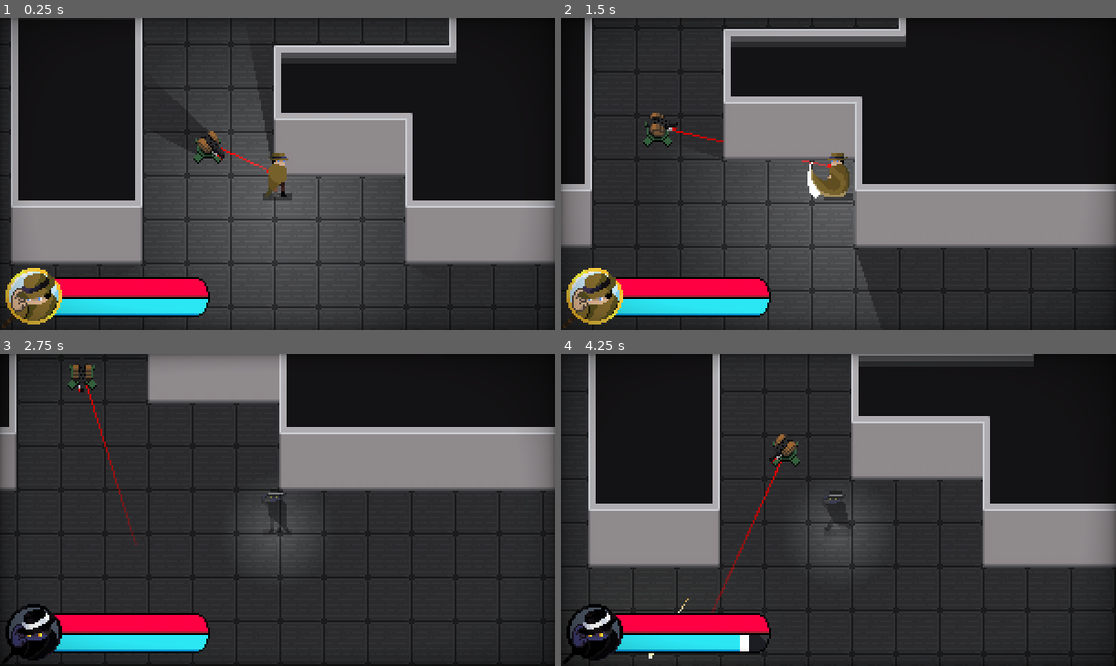
Above: before the commit, frames 1-4 (two rows, left to right).
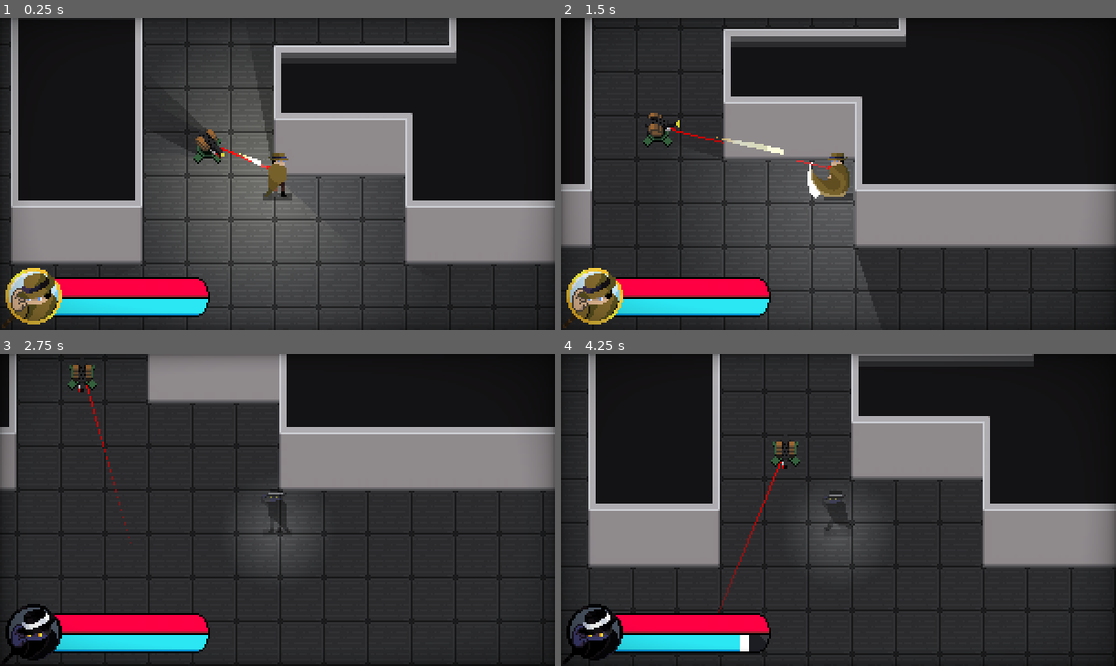
Above: after the commit, the same moments.

Repository: Cabidge/SGD1
Game: Godot game, scene res://assets/Main.tscn
The game is run twice, just before and just after one commit, with the same random seed, the same clock (stepped at 60 frames per second) and the same inputs. The engine's default icon, where the game draws it, is replaced by a stand-in: a white triangle on a blue panel in a dark square.
Inputs (mouse positions are in pixels of both pictures, inside the frame that each line leads up to):
- Up to frame 1 (0.25 s): no input
- Up to frame 2 (1.5 s): move the mouse to (960, 158) at 0.52 s; hold D (move_right) 0.53-1.28 s; hold Space (ui_select) 0.53-1.28 s; move the mouse to (727, 189) at 1.27 s; hold S (move_down) from 1.28 s (still down); click (727, 189) at 1.35 s
- Up to frame 3 (2.75 s): tap Space (ui_select) at 1.52, 1.55, 1.82, 2.3 s; move the mouse to (333, 441) at 2.02 s; release S (move_down) at 2.03 s; hold D (move_right) from 2.03 s (still down); hold Right mouse button (stealth) from 2.03 s (still down)
- Up to frame 4 (4.25 s): move the mouse to (810, 572) at 2.77 s; release D (move_right) at 2.78 s; release Right mouse button (stealth) at 2.78 s; hold W (move_up) 2.78-3.53 s; tap Space (ui_select) at 2.85, 3.02, 3.32, 3.77, 3.8, 4.07 s; move the mouse to (1005, 556) at 3.52 s; press the mouse at (1005, 556) at 3.53 s; hold A (move_left) from 3.53 s (still down)

The runs differ from the first frame. In frame 1, 0.5% of the frame differs, in the area x 35-50%, y 35-55%; in frame 2, 0.4%; in frame 3, 0.2%; in frame 4, 0.6%, in the area x 15-43%, y 25-98%.

Commit message:
Added autofire

Diff:
--- a/assets/projectiles/bullet/Bullet.tscn
+++ b/assets/projectiles/bullet/Bullet.tscn
@@ -21,7 +21,7 @@
 script = ExtResource( 2 )
 
 [node name="Line2D" type="Line2D" parent="Trail" index="0"]
-width = 2.0
+width = 3.0
 width_curve = SubResource( 1 )
 default_color = Color( 0, 0, 0, 1 )
 gradient = SubResource( 2 )
--- a/assets/turret/Turret.gd
+++ b/assets/turret/Turret.gd
@@ -23,10 +23,6 @@
 
 func _ready():
 	set_angle(central_angle)
-
-func _input(event):
-	if event.is_action_pressed("ui_select"):
-		fire()
 
 
 func scan_auto():
--- a/assets/turret/Turret.tscn
+++ b/assets/turret/Turret.tscn
@@ -28,6 +28,10 @@
 
 [node name="StateMachine" type="Node" parent="."]
 script = ExtResource( 5 )
+
+[node name="FireRate" type="Timer" parent="StateMachine"]
+wait_time = 0.2
+autostart = true
 
 [node name="Laser" type="Line2D" parent="."]
 position = Vector2( 0, -3 )
@@ -83,4 +87,5 @@
 
 [node name="LineOfSight" type="RayCast2D" parent="."]
 collision_mask = 3
+[connection signal="timeout" from="StateMachine/FireRate" to="StateMachine" method="_on_Timer_timeout"]
 [connection signal="tween_all_completed" from="Tween" to="." method="_on_Tween_tween_all_completed"]
--- a/assets/turret/TurretSM.gd
+++ b/assets/turret/TurretSM.gd
@@ -3,6 +3,7 @@
 var player : PhysicsBody2D
 
 onready var sight = parent.get_node("Sight") as Area2D
+onready var firerate = $FireRate
 
 func _ready():
 	add_state("scan")
@@ -12,7 +13,7 @@
 func _state_logic(delta):
 	match state:
 		states.alert:
-			parent.angle = lerp_angle(parent.angle, angle_to_player(), 0.25)
+			parent.angle = lerp_angle(parent.angle, angle_to_player(), 0.4)
 
 func _transition(delta):
 	match state:
@@ -29,14 +30,21 @@
 	match new:
 		states.scan:
 			parent.scan_auto()
+		states.alert:
+			firerate.start()
 
 func _exit(old, _new):
 	match old:
 		states.scan:
 			parent.scan_stop()
 		states.alert:
+			firerate.stop()
 			parent.angle = fposmod(parent.angle, 2 * PI)
 
 
 func angle_to_player():
 	return parent.global_position.angle_to_point(player.global_position)
+
+
+func _on_Timer_timeout():
+	parent.fire()
